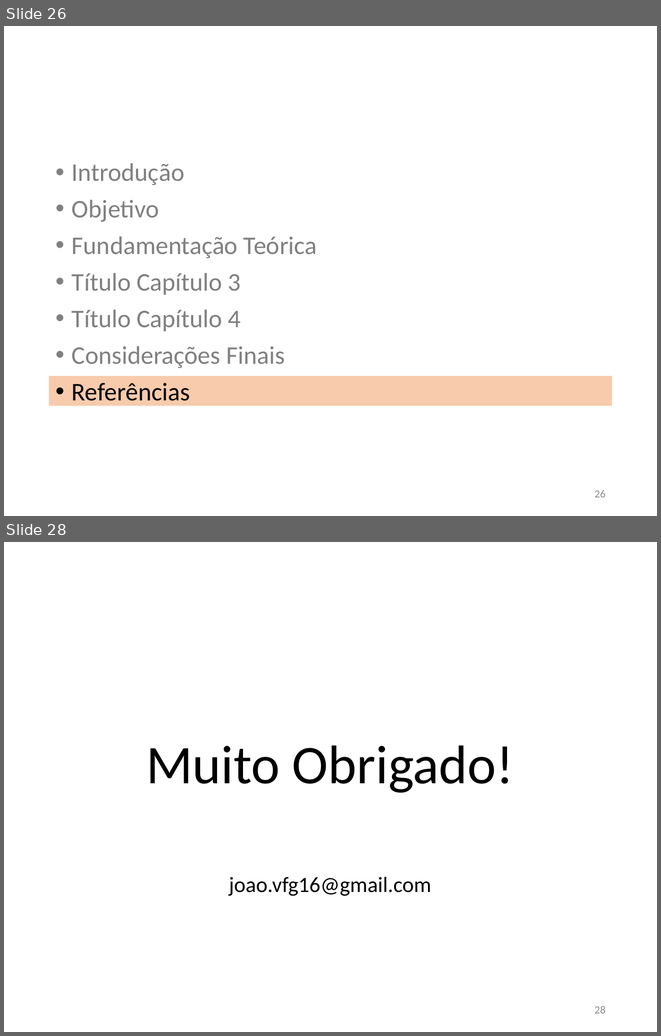
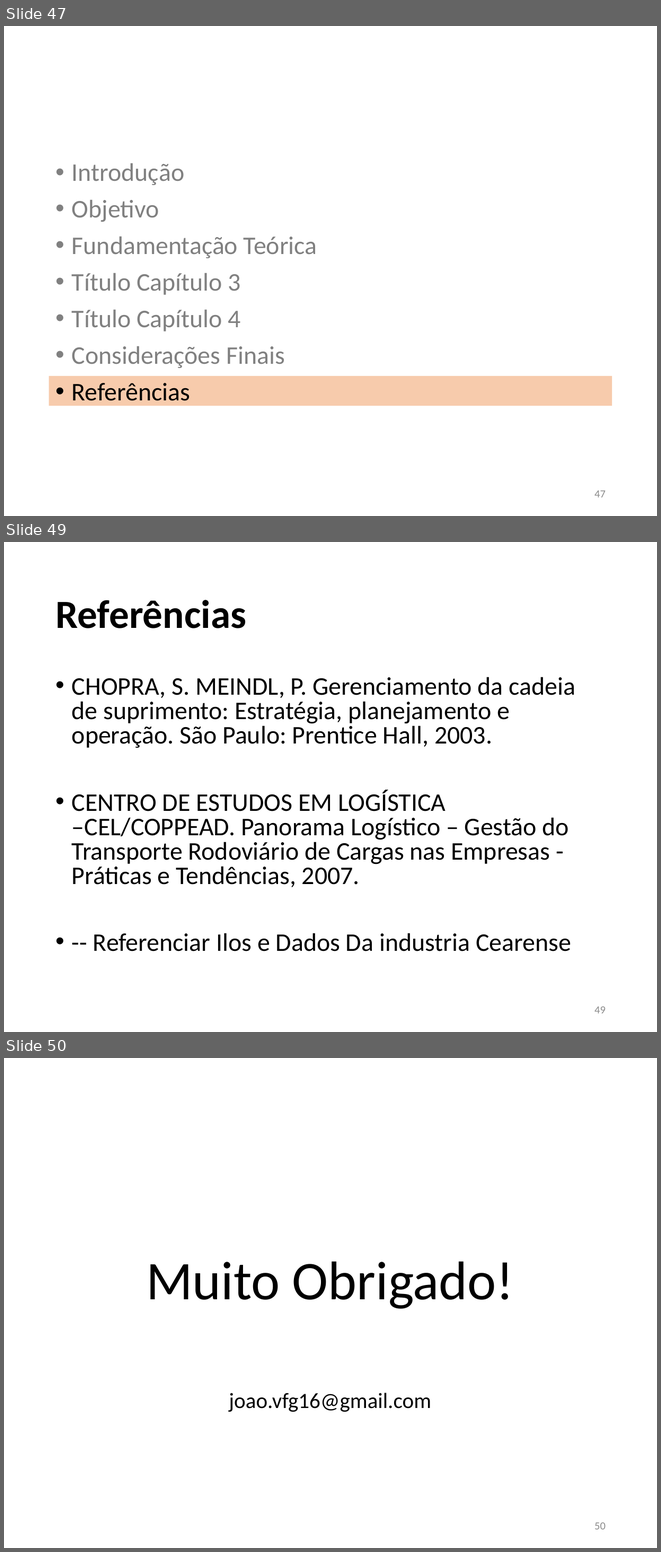
Before and after one commit to JoaoVFG/documentacaoTG, a slide deck: APRESENTAÇÃO JOAO VITOR.pptx. Shown one above the other, each under a label of ours: slides 26 and 28 before the commit, slides 47, 49 and 50 after it; the slides between them are not shown. The pictures are 661x1036 and 661x1552 pixels, drawn with LibreOffice and Linux fonts; fonts in the diff are those of the drawing; background and template pictures are left out. Boxes give left, top, right and bottom in pixels: in the first picture for what was removed or moved away, otherwise in the second. Text is boxed around its words. In the diff, an @@ line names an element or a change of style, - is before the commit and + after.

```diff
--- a/APRESENTAÇÃO JOAO VITOR.pptx
+++ b/APRESENTAÇÃO JOAO VITOR.pptx
@@ slide 49 added at [4,542,657,1032], background #FFFFFF @@
@@ title added at [55,600,246,628], 44 pt, text #000000, bold @@
+Referências
@@ text added at [72,677,576,951], 28 pt, text #000000 @@
+• CHOPRA, S. MEINDL, P. Gerenciamento da cadeia de suprimento: Estratégia, planejamento e operação. São Paulo: Prentice Hall, 2003.
+• CENTRO DE ESTUDOS EM LOGÍSTICA –CEL/COPPEAD. Panorama Logístico – Gestão do Transporte Rodoviário de Cargas nas Empresas - Práticas e Tendências, 2007.
+• -- Referenciar Ilos e Dados Da industria Cearense
@@ page number added at [594,1006,606,1013], 12 pt, text #8C8C8C @@
+49
@@ what was slide 26 is now slide 47 @@
@@ page number at [594,490,606,497]: text changed @@
-26
+47
@@ what was slide 28 is now slide 50 @@
@@ page number at [594,1522,606,1529]: text changed @@
-28
+50
```
Also in this commit, not shown: 3 slides changed, 26 other slides added, 5 slides removed, 4 other files.
